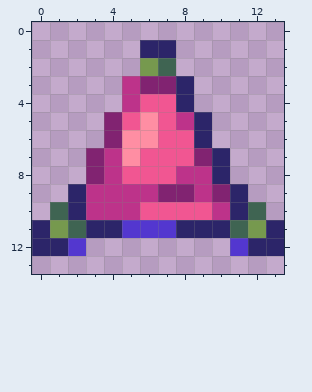
Two states of a pixel-art sprite, Content/Projectiles/ThrowingProjectiles/SplatBombProjectile.png. Above, as it was before the edit.
The file is 28x28 pixels, drawn in blocks of 2x2; one block is one cell here.
After:
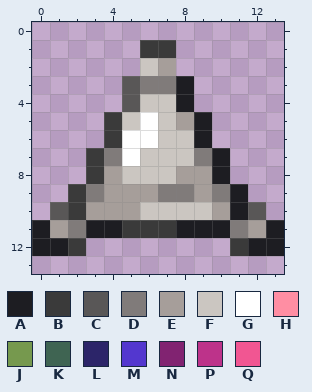
Palette (. is transparent): A #1d1d22  B #3a3a3a  C #595757  D #807b7a  E #a69e9a  F #cbc6c1  G #ffffff  H #ff8ea3  J #76994e  K #3f6452  L #2c2569  M #5337cf  N #812371  P #bd338a  Q #f15692
Author's note on the commit: Apply player's ink color to bomb projectile
Difference:
Changed rows in their new state; - is an unchanged pixel.
first column x 0:
 1 ------BB------
 2 ------FE------
 3 -----CDDA-----
 4 -----CFFA-----
 5 ----BFGFEA----
 6 ----BGGFFA----
 7 ---BDGFFFDA---
 8 ---BEFFFEEA---
 9 --BDEEEDDEDA--
10 -CBEEEFFFFEAC-
11 AEDAABBBAAADEA
12 AAB--------BAA
Changed places in both pictures, as pixel boxes (x1, y1, x2, y2):
changed: (32, 40, 284, 256)
